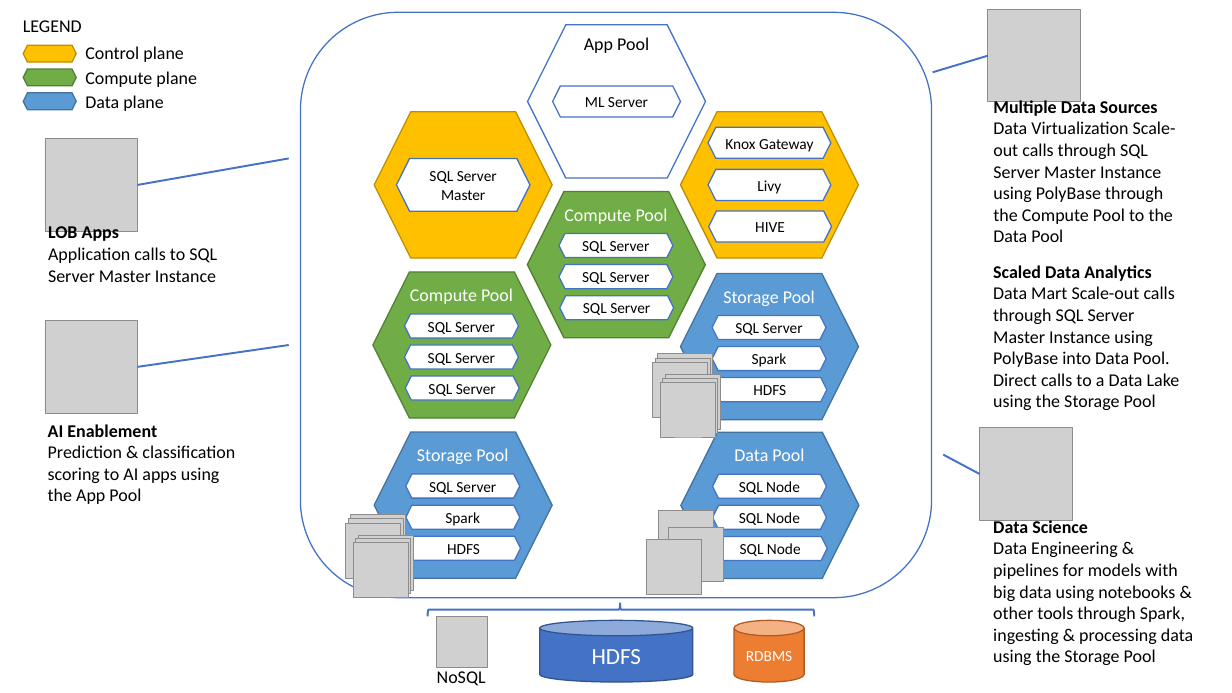
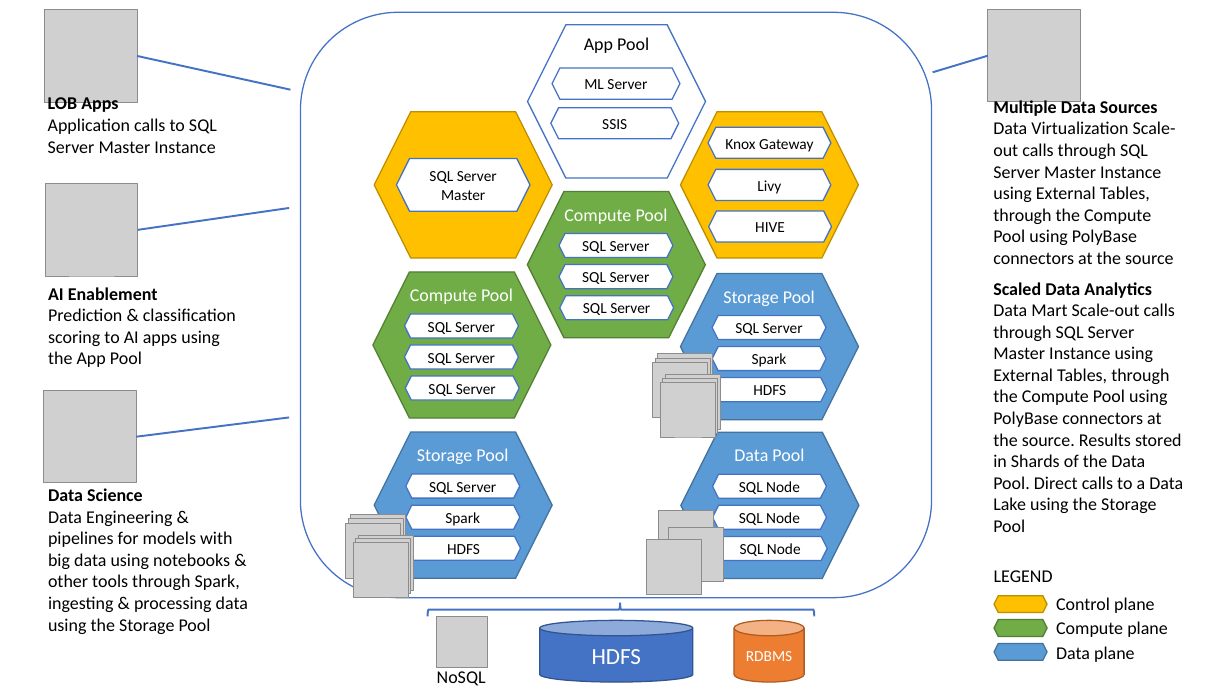
Before and after one commit to solliancenet/MCW-Modernizing-data-analytics-with-SQL-Server-2019, a slide deck: slide 4 of Whiteboard design session/media/diagrams.pptx. Drawn at 1232x693 pixels with LibreOffice and Linux fonts; fonts in the diff are those of the drawing; grey boxes stand for pictures. Boxes give left, top, right and bottom in pixels: in the first picture for what was removed or moved away, otherwise in the second. Text is boxed around its words. In the diff, an @@ line names an element or a change of style, - is before the commit and + after.

```diff
--- a/Whiteboard design session/media/diagrams.pptx
+++ b/Whiteboard design session/media/diagrams.pptx
@@ picture: place and size @@
-picture at bbox=[45, 139, 138, 231]
+picture at bbox=[44, 10, 137, 103]
@@ line moved from (138, 185) - (288, 158) to (137, 56) - (290, 90) @@
@@ text "LOB Apps": place and size @@
-text "LOB Apps" at bbox=[48, 226, 217, 282]
+text "LOB Apps" at bbox=[48, 97, 217, 153]
@@ hexagon "ML Server": place and size @@
-hexagon "ML Server" at bbox=[553, 86, 680, 117]
+hexagon "ML Server" at bbox=[552, 68, 679, 100]
@@ hexagon added at bbox=[551, 108, 678, 140], fill #FFFFFF, outline #4472C4 1 pt, 12 pt, text #000000 @@
+SSIS
@@ text at bbox=[993, 121, 1176, 264]: text changed @@
-Data Virtualization Scale-out calls through SQL Server Master Instance using PolyBase through the Compute Pool to the Data Pool
+Data Virtualization Scale-out calls through SQL Server Master Instance using External Tables, through the Compute Pool using PolyBase connectors at the source
@@ picture: place and size @@
-picture at bbox=[45, 321, 138, 413]
+picture at bbox=[45, 184, 138, 276]
@@ line moved from (138, 367) - (288, 345) to (138, 230) - (289, 208) @@
@@ text "AI Enablement": place and size @@
-text "AI Enablement" at bbox=[48, 424, 235, 504]
+text "AI Enablement" at bbox=[48, 287, 236, 367]
@@ text "Scaled Data Analytics": place and size @@
-text "Scaled Data Analytics" at bbox=[993, 265, 1180, 410]
+text "Scaled Data Analytics" at bbox=[993, 282, 1183, 532]
@@ text at bbox=[993, 303, 1183, 532]: text changed @@
-Data Mart Scale-out calls through SQL Server Master Instance using PolyBase into Data Pool. Direct calls to a Data Lake using the Storage Pool
+Data Mart Scale-out calls through SQL Server Master Instance using External Tables, through the Compute Pool using PolyBase connectors at the source. Results stored in Shards of the Data Pool. Direct calls to a Data Lake using the Storage Pool
@@ picture: place and size @@
-picture at bbox=[980, 428, 1072, 520]
+picture at bbox=[43, 391, 136, 483]
@@ line moved from (944, 455) - (980, 474) to (136, 437) - (289, 418) @@
@@ text "Data Science": place and size @@
-text "Data Science" at bbox=[993, 518, 1193, 665]
+text "Data Science" at bbox=[48, 488, 248, 634]
@@ 4 texts, 3 hexagons: place and size @@
-4 texts, 3 hexagons at bbox=[23, 20, 197, 111]
+4 texts, 3 hexagons at bbox=[994, 570, 1168, 662]
```
Also in this commit, not shown: 2 other files.
